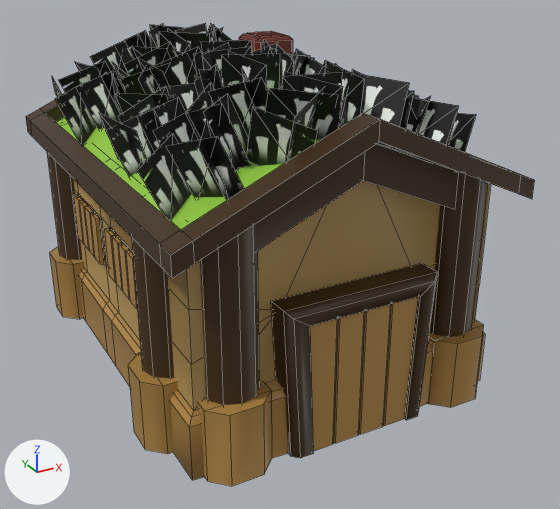
Two versions of the FBX model Fortrest/Assets/Team/Jayden/HomeBase/SK_PlayerHouse_FirstStage.fbx, one commit apart.
Both versions are drawn from a camera (50 mm lens) standing at (-6.89, -14.0, 8.7) and looking at (0.39, -0.76, 2.08). Lighting does not change. The marker at lower left points along +X, +Y and +Z. Mesh edges are drawn as thin lines. Where no turn or scale is listed for an object, it has been applied to the vertices. Vertices at the same position are counted once.

Before the edit, the objects in view are built like this:
```python
me_scene_068 = bpy.data.meshes.new('Scene.068')
me_scene_068.from_pydata(...)  # 1424 vertices, 1061 faces; spans x -3.56..3.56, y -4.61..4.6, z -0.07..6.43
# faces by material slot: [174, 882, 5]
me_scene_068.materials.append(mat_grass)
me_scene_068.materials.append(mat_mat_masteralbedo)  # picture img_completegeneralmaterial_albedo_png
me_scene_068.materials.append(mat_mat_blackout)  # black #161616
ob_sk_playerhouse_firststage = bpy.data.objects.new('SK_PlayerHouse_FirstStage', me_scene_068)
ob_sk_playerhouse_firststage.location = (0.0, 0.0, 0.0)
```
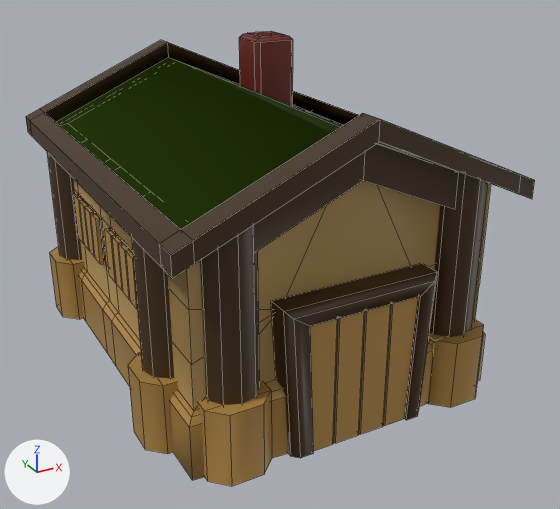
Patch to the scene script:
```diff
--- a/Fortrest/Assets/Team/Jayden/HomeBase/SK_PlayerHouse_FirstStage.fbx.py
+++ b/Fortrest/Assets/Team/Jayden/HomeBase/SK_PlayerHouse_FirstStage.fbx.py
@@ me_scene_068 @@
 # used by ob_sk_playerhouse_firststage; location = (0.0, 0.0, 0.0)
-me_scene_068.from_pydata(...)  # 1424 vertices, 1061 faces; spans x -3.56..3.56, y -4.61..4.6, z -0.07..6.43
+me_scene_068.from_pydata(...)  # 1076 vertices, 897 faces; spans x -3.56..3.56, y -4.61..4.6, z -0.07..6.14
+# me_scene_068 part 1: 87 loose pieces with 348 vertices, spanning x -3.34..3.15, y -4.21..4.32, z 4.14..6.43, are deleted
 me_scene_068.materials.append(mat_grass)
```

Changed parts and their boxes [x1, y1, x2, y2] in the pictures (560 x 509 px):
'SK_PlayerHouse_FirstStage', reshaped: before [26, 23, 535, 486]; after [26, 31, 535, 486]
part 1 of me_scene_068, deleted: before [52, 23, 476, 221]
